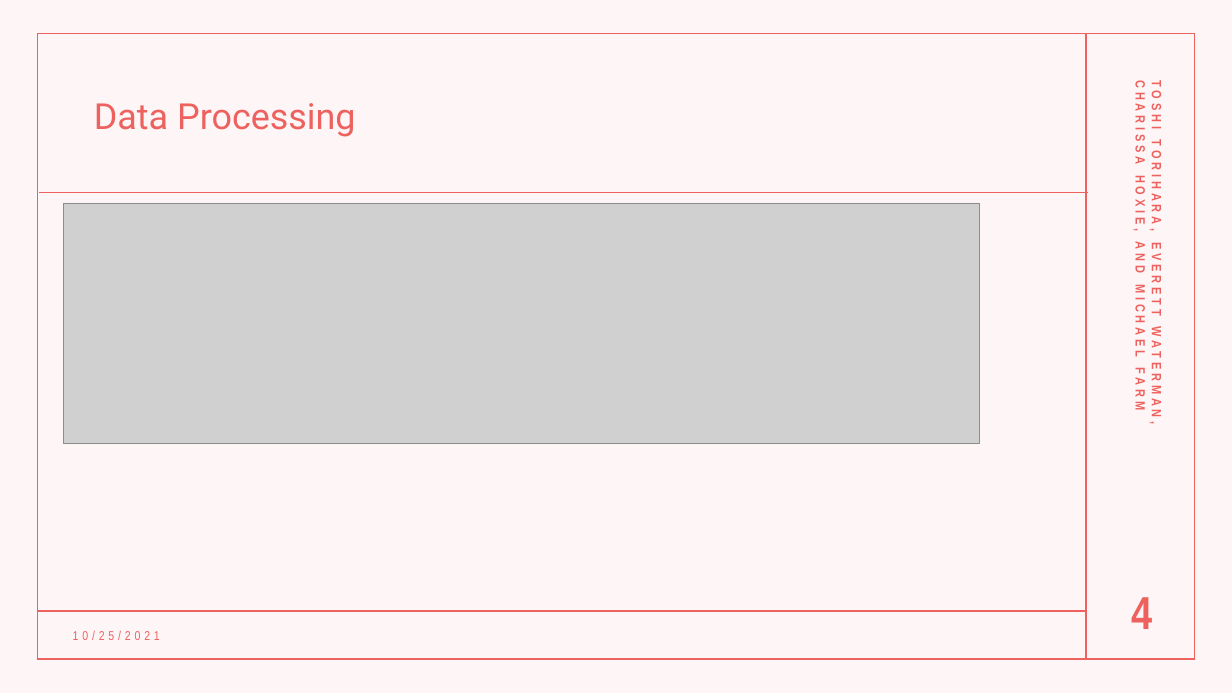
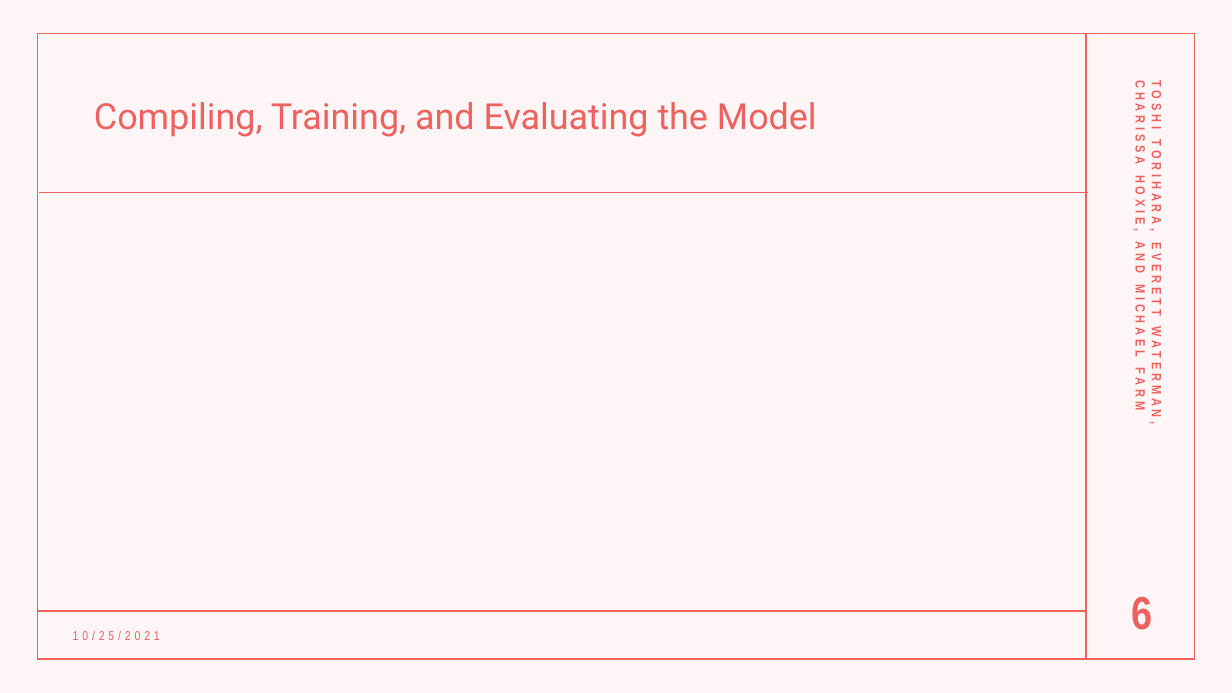
Before and after one commit to toshitorihara/Project4, a slide deck: slide 6 of mfarm/Project-4.pptx (slide 4 before the commit). Drawn at 1232x693 pixels with LibreOffice and Linux fonts; fonts in the diff are those of the drawing; grey boxes stand for pictures. Boxes give left, top, right and bottom in pixels: in the first picture for what was removed or moved away, otherwise in the second. Text is boxed around its words. In the diff, an @@ line names an element or a change of style, - is before the commit and + after.

```diff
--- a/mfarm/Project-4.pptx
+++ b/mfarm/Project-4.pptx
@@ title at [94, 102, 817, 137]: text changed @@
-Data Processing
+Compiling, Training, and Evaluating the Model
@@ picture removed at [64, 204, 981, 444] @@
@@ page number at [1131, 597, 1152, 630]: text changed @@
-4
+6
```
Also in this commit, not shown: 2 slides added.
